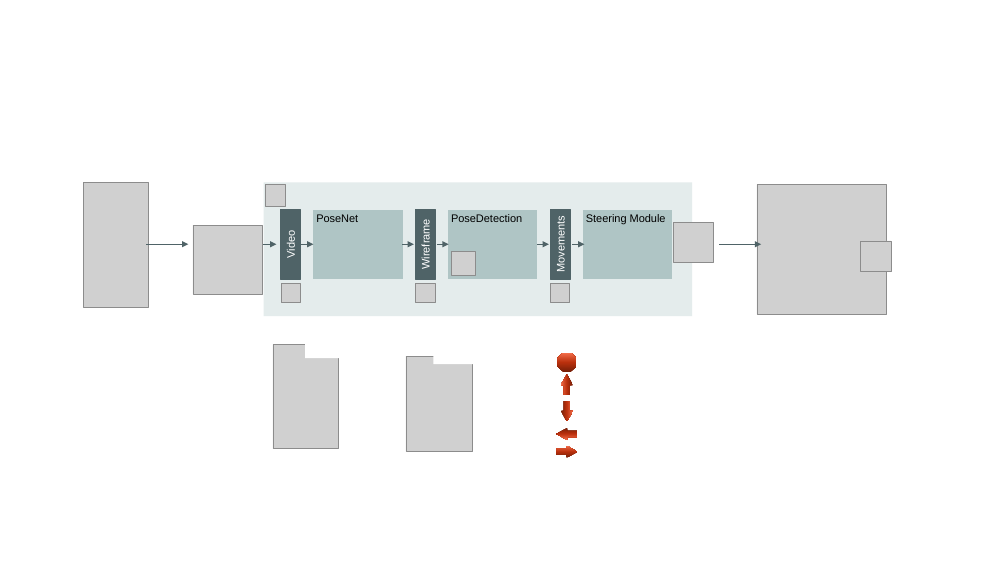
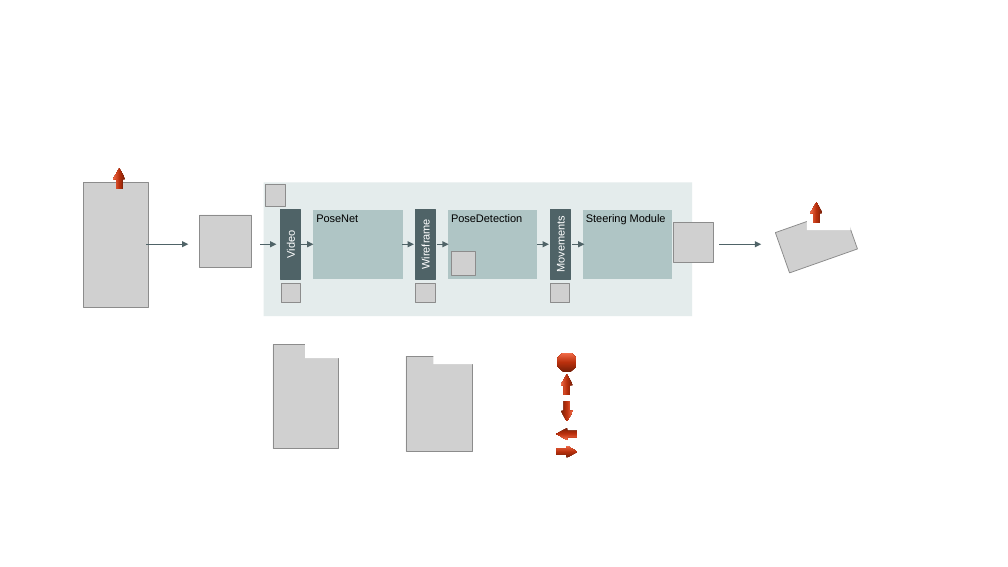
Before and after one commit to chriswegmann/drone_steering, a slide deck: slide 2 of flying_drones_with_gestures.pptx. Drawn at 1008x567 pixels with LibreOffice and Linux fonts; fonts in the diff are those of the drawing; grey boxes stand for pictures; background and template pictures are left out. Boxes give left, top, right and bottom in pixels: in the first picture for what was removed or moved away, otherwise in the second. Text is boxed around its words. In the diff, an @@ line names an element or a change of style, - is before the commit and + after.

```diff
--- a/flying_drones_with_gestures.pptx
+++ b/flying_drones_with_gestures.pptx
@@ right arrow added at box(113, 169, 126, 190), fill gradient #761F08 to #B9300D to #F36D4A @@
@@ picture removed at box(757, 185, 887, 315) @@
@@ picture added at box(775, 209, 857, 273) @@
@@ rectangle added at box(807, 203, 851, 230), fill #FFFFFF @@
@@ right arrow added at box(811, 202, 823, 223), fill gradient #761F08 to #B9300D to #F36D4A @@
@@ picture removed at box(193, 225, 262, 294) @@
@@ picture added at box(200, 215, 252, 267) @@
@@ picture removed at box(861, 241, 892, 272) @@
```
Also in this commit, not shown: 3 slides added, 6 other files.
